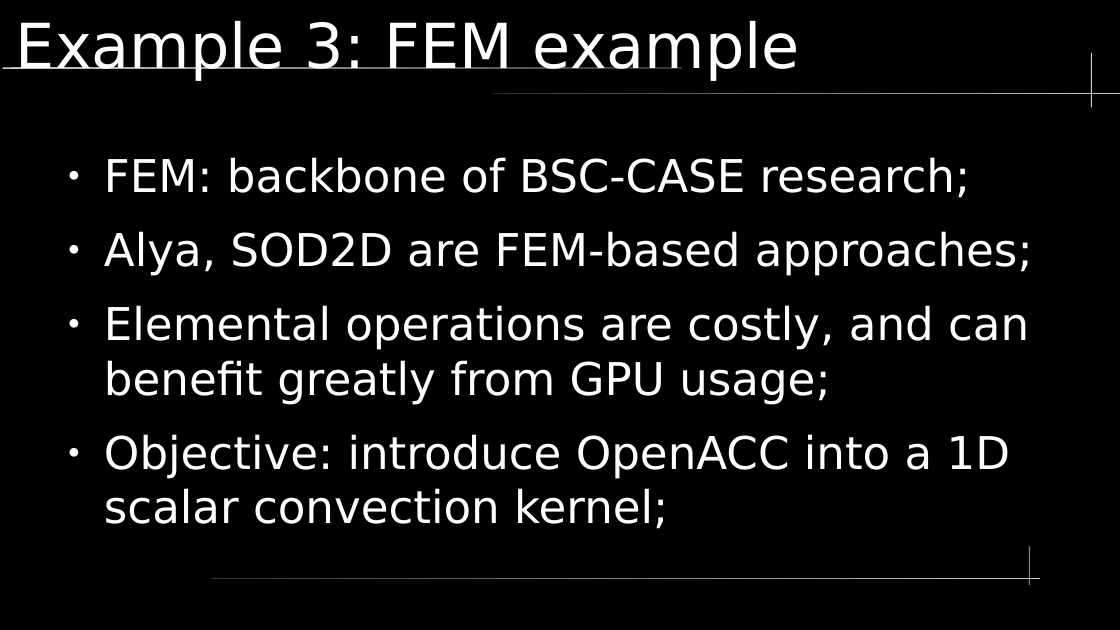
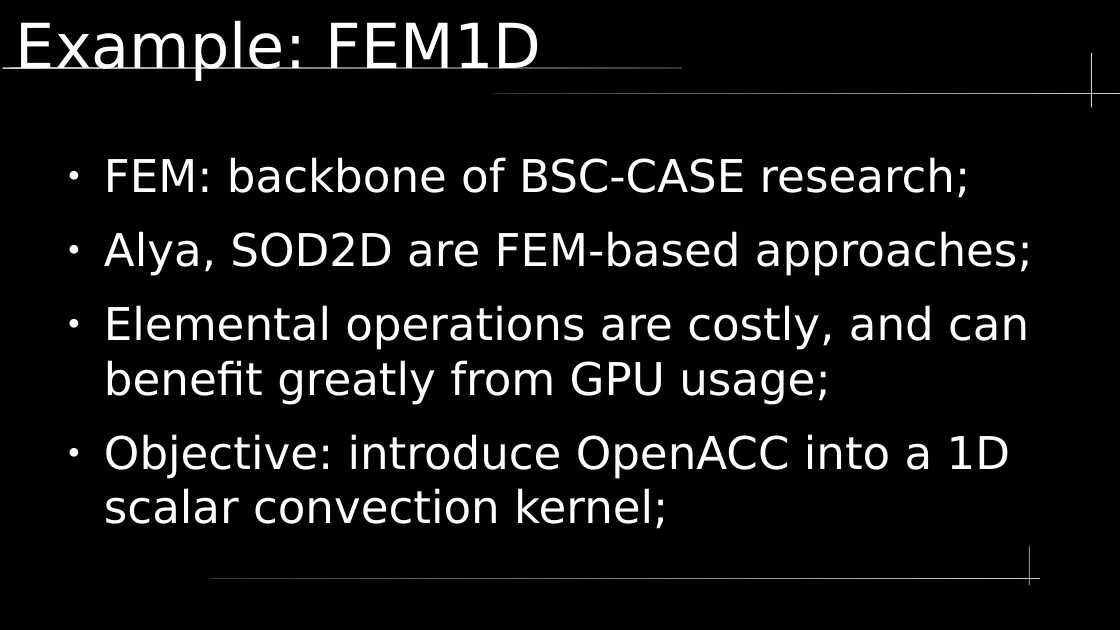
Before and after one commit to LucasGasparinoBSC/presentationUPC, a slide deck: slide 26 of lectureAlyaGPU.odp (slide 23 before the commit). Drawn at 1120x630 pixels with LibreOffice and Linux fonts; fonts in the diff are those of the drawing. Boxes give left, top, right and bottom in pixels: in the first picture for what was removed or moved away, otherwise in the second. Text is boxed around its words. In the diff, an @@ line names an element or a change of style, - is before the commit and + after.

```diff
--- a/lectureAlyaGPU.odp
+++ b/lectureAlyaGPU.odp
@@ title at [16,21,542,81]: text changed @@
-Example 3: FEM example
+Example: FEM1D
```
Also in this commit, not shown: 2 other slides changed, 5 slides added, 2 slides removed, 9 other files.
